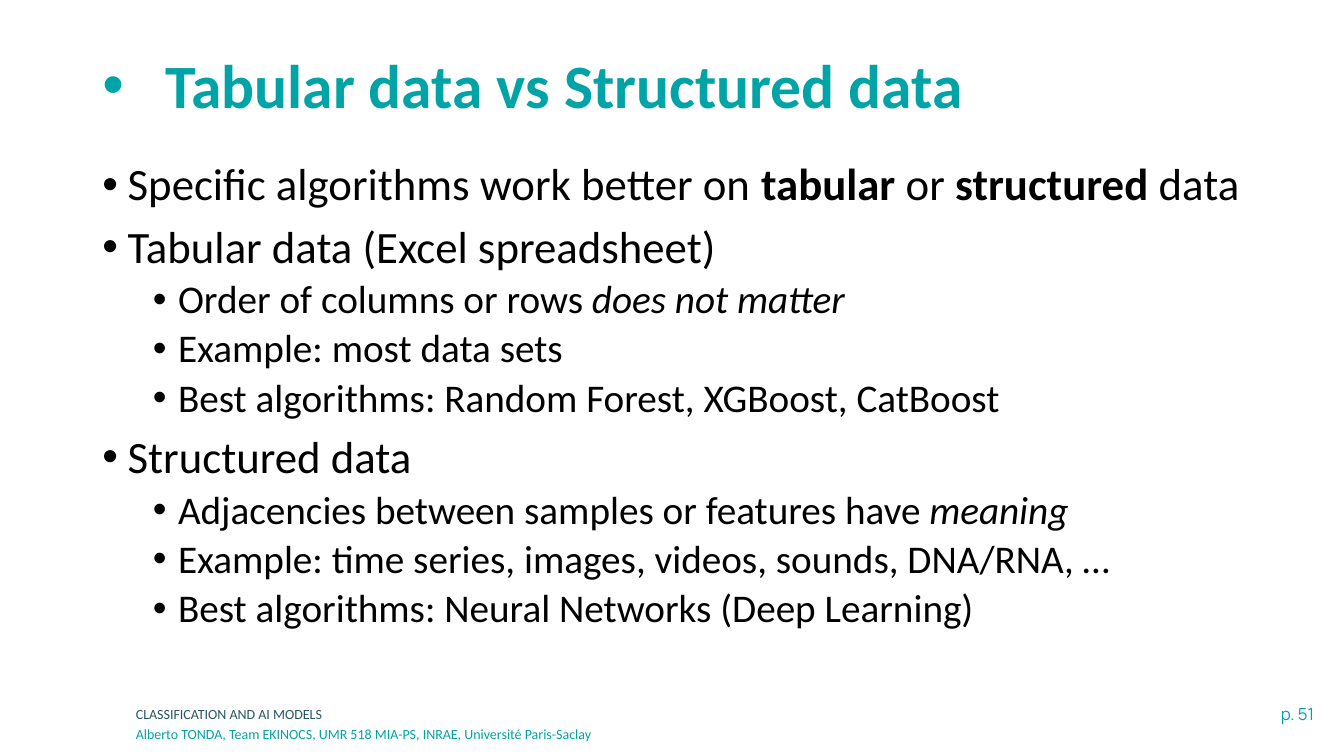
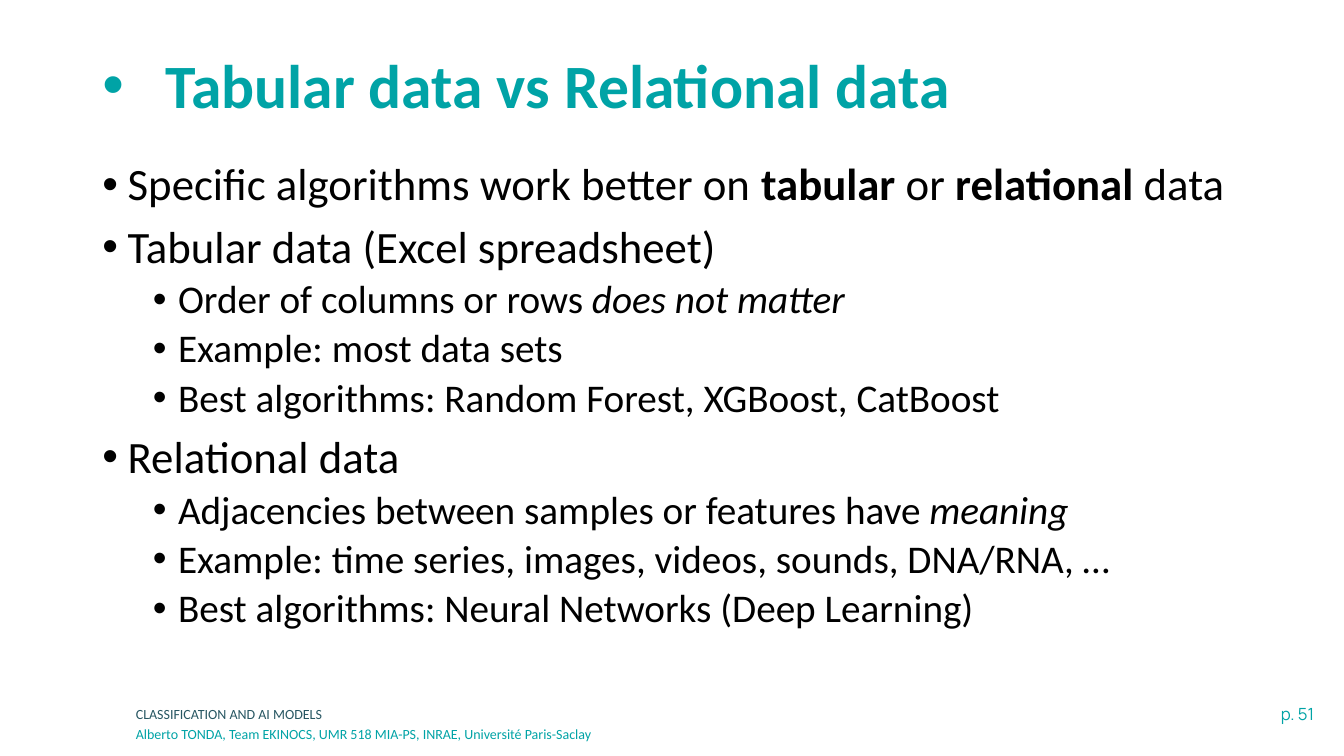
Before and after one commit to albertotonda/teaching, a slide deck: slide 51 of 2024-inrae-model-data-researcher-school/intro-to-machine-learning-models-tonda.pptx. Drawn at 1344x756 pixels with LibreOffice and Linux fonts; fonts in the diff are those of the drawing; background and template pictures are left out. Boxes give left, top, right and bottom in pixels: in the first picture for what was removed or moved away, otherwise in the second. Text is boxed around its words. In the diff, an @@ line names an element or a change of style, - is before the commit and + after.

```diff
--- a/2024-inrae-model-data-researcher-school/intro-to-machine-learning-models-tonda.pptx
+++ b/2024-inrae-model-data-researcher-school/intro-to-machine-learning-models-tonda.pptx
@@ title at <box>165,64,949,109</box>: text changed @@
-• Tabular data vs Structured data
+• Tabular data vs Relational data
@@ text at <box>128,168,1225,208</box>: text changed @@
-• Specific algorithms work better on tabular or structured data
+• Specific algorithms work better on tabular or relational data
@@ text at <box>128,442,400,474</box>: text changed @@
-• Structured data
+• Relational data
```
Also in this commit, not shown: 1 other slide changed.
